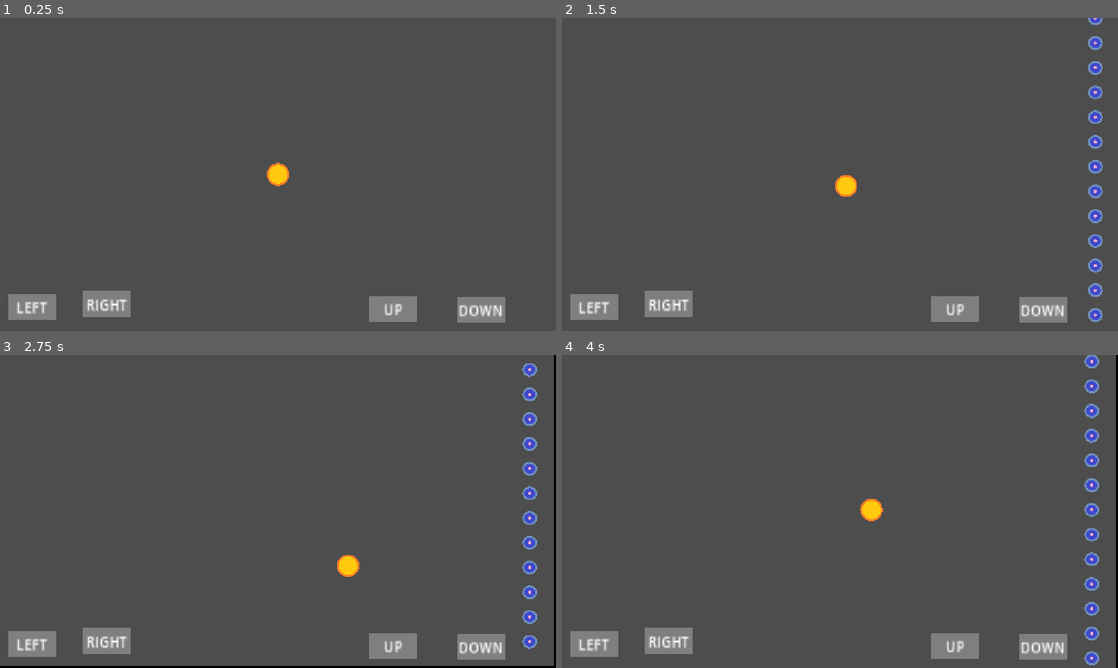
Above: before the commit, frames 1-4 (two rows, left to right).
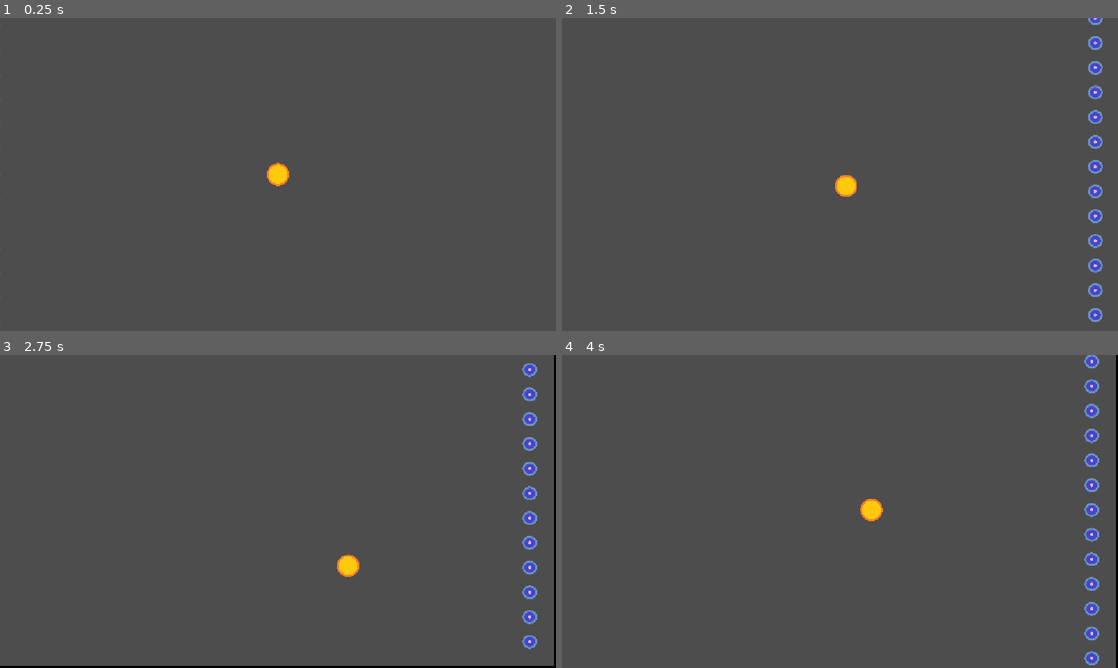
Above: after the commit, the same moments.

Repository: tokarotik/2d-game-test-ai
Game: Godot game, scene res://scenes/main/main.tscn
The game is run twice, just before and just after one commit, with the same random seed, the same clock (stepped at 60 frames per second) and the same inputs.
Inputs:
- Up to frame 1 (0.25 s): no input
- Up to frame 2 (1.5 s): tap Enter at 0.5 s; hold D (right) 0.53-1.28 s; hold S (down) from 1.28 s (still down)
- Up to frame 3 (2.75 s): release S (down) at 2.03 s; hold D (right) from 2.03 s (still down)
- Up to frame 4 (4 s): release D (right) at 2.78 s; hold W (up) 2.78-3.53 s; hold A (left) from 3.53 s (still down)

The runs differ from the first frame. In frame 1, 2.9% of the frame differs, in the area x 1-91%, y 87-98%; in frame 2, 2.9%; in frame 3, 2.9%; in frame 4, 2.9%.

Commit message:
a little bit fixing

Diff:
--- a/scenes/livers/player/player.gd
+++ b/scenes/livers/player/player.gd
@@ -1,20 +1,14 @@
 extends "res://scenes/livers/_base/_base.gd"
 
 @onready var camera = $Camera2D
-@onready var ui = $Control
-@onready var buttons_x = [$Control/left, $Control/right]
-@onready var buttons_y = [$Control/up, $Control/down]
 
 var SPEED = 250
 
 func _ready() -> void:
 	super._ready()
-	#ui.reparent(get_tree().get_root().get_children()[0])
 
 func _process(_e) -> void:
 	var input = get_keyboard_input()
-	#if input == Vector2.ZERO:
-	#	input = get_buttons_input()
 
 	var vel = input * SPEED
 	velocity = vel
@@ -31,12 +25,3 @@
 	input.x = Input.get_axis("left", "right")
 	input.y = Input.get_axis("up", "down")
 	return input
-
-func get_buttons_input() -> Vector2:
-	var input = Vector2.ZERO
-	input.x = get_buttons_axis(buttons_x[0], buttons_x[1])
-	input.y = get_buttons_axis(buttons_y[0], buttons_y[1])
-	return input
-
-func get_buttons_axis(button2: Button, button1: Button):
-	return type_convert(button1.button_pressed, TYPE_INT) - type_convert(button2.button_pressed, TYPE_INT)
--- a/scenes/livers/player/player.tscn
+++ b/scenes/livers/player/player.tscn
@@ -1,43 +1,16 @@
-[gd_scene load_steps=5 format=3 uid="uid://uke8yxtc8nrf"]
+[gd_scene load_steps=4 format=3 uid="uid://uke8yxtc8nrf"]
 
 [ext_resource type="PackedScene" uid="uid://0fmfekdgng3b" path="res://scenes/livers/_base/_base.tscn" id="1_17s8b"]
 [ext_resource type="Script" uid="uid://cbj1u4jbr2m5s" path="res://scenes/livers/player/player.gd" id="2_vk7r3"]
-[ext_resource type="PackedScene" uid="uid://bw8gyva5ewuqf" path="res://scenes/ui/touchbutton/touchbutton.tscn" id="3_82xk2"]
 [ext_resource type="Texture2D" uid="uid://c53gn6vfynorr" path="res://assets/livers/player.png" id="3_jipv1"]
 
 [node name="Player" groups=["player"] instance=ExtResource("1_17s8b")]
 script = ExtResource("2_vk7r3")
 
-[node name="Control" type="CanvasLayer" parent="." index="0"]
-
-[node name="up" parent="Control" index="0" instance=ExtResource("3_82xk2")]
-position = Vector2(765, 575)
-scale = Vector2(2, 2.685)
-action = "up"
-text = "UP"
-
-[node name="down" parent="Control" index="1" instance=ExtResource("3_82xk2")]
-position = Vector2(946, 577)
-scale = Vector2(2, 2.685)
-action = "down"
-text = "DOWN"
-
-[node name="right" parent="Control" index="2" instance=ExtResource("3_82xk2")]
-position = Vector2(171, 566)
-scale = Vector2(2, 2.685)
-action = "right"
-text = "RIGHT"
-
-[node name="left" parent="Control" index="3" instance=ExtResource("3_82xk2")]
-position = Vector2(16, 571)
-scale = Vector2(2, 2.685)
-action = "left"
-text = "LEFT"
-
-[node name="Sprite2D" parent="." index="1"]
+[node name="Sprite2D" parent="." index="0"]
 texture = ExtResource("3_jipv1")
 
-[node name="Camera2D" type="Camera2D" parent="." index="3"]
+[node name="Camera2D" type="Camera2D" parent="." index="2"]
 zoom = Vector2(0.8, 0.8)
 position_smoothing_enabled = true
 editor_draw_drag_margin = true
--- a/scenes/main/main.gd
+++ b/scenes/main/main.gd
@@ -2,6 +2,10 @@
 
 
 func _ready() -> void:
+	var os = OS.get_name().to_lower()
+
+	if os == 'android' or os == 'ios':
+		add_child(load("res://scenes/ui/touchscreen_input/touchscreen_input.tscn").instantiate())
 
 	var camera_border = $camera_border.get_rect()
 	$Map.init(camera_border)
--- a/scenes/ui/touchbutton/touchbutton.tscn
+++ b/scenes/ui/touchbutton/touchbutton.tscn
@@ -5,7 +5,7 @@
 [ext_resource type="Script" uid="uid://gvlsnbvgen3d" path="res://scenes/ui/touchbutton/touchbutton.gd" id="3_nuqmb"]
 
 [sub_resource type="RectangleShape2D" id="RectangleShape2D_r2p32"]
-size = Vector2(50, 20)
+size = Vector2(65, 35)
 
 [node name="Touchbutton" type="TouchScreenButton"]
 scale = Vector2(1, 1.45)
--- /dev/null
+++ b/scenes/ui/touchscreen_input/touchscreen_input.tscn
@@ -0,0 +1,31 @@
+[gd_scene load_steps=2 format=3 uid="uid://pyc1rycrvija"]
+
+[ext_resource type="PackedScene" uid="uid://bw8gyva5ewuqf" path="res://scenes/ui/touchbutton/touchbutton.tscn" id="1_p7f22"]
+
+[node name="TouchscreenInput" type="Node2D"]
+
+[node name="Control" type="CanvasLayer" parent="."]
+
+[node name="up" parent="Control" instance=ExtResource("1_p7f22")]
+position = Vector2(984, 536)
+scale = Vector2(2, 2.685)
+action = "up"
+text = "UP"
+
+[node name="down" parent="Control" instance=ExtResource("1_p7f22")]
+position = Vector2(768, 536)
+scale = Vector2(2, 2.685)
+action = "down"
+text = "DOWN"
+
+[node name="right" parent="Control" instance=ExtResource("1_p7f22")]
+position = Vector2(264, 536)
+scale = Vector2(2, 2.685)
+action = "right"
+text = "RIGHT"
+
+[node name="left" parent="Control" instance=ExtResource("1_p7f22")]
+position = Vector2(64, 536)
+scale = Vector2(2, 2.685)
+action = "left"
+text = "LEFT"
Not shown, added: scenes/main/main.tscn5957218845.tmp
